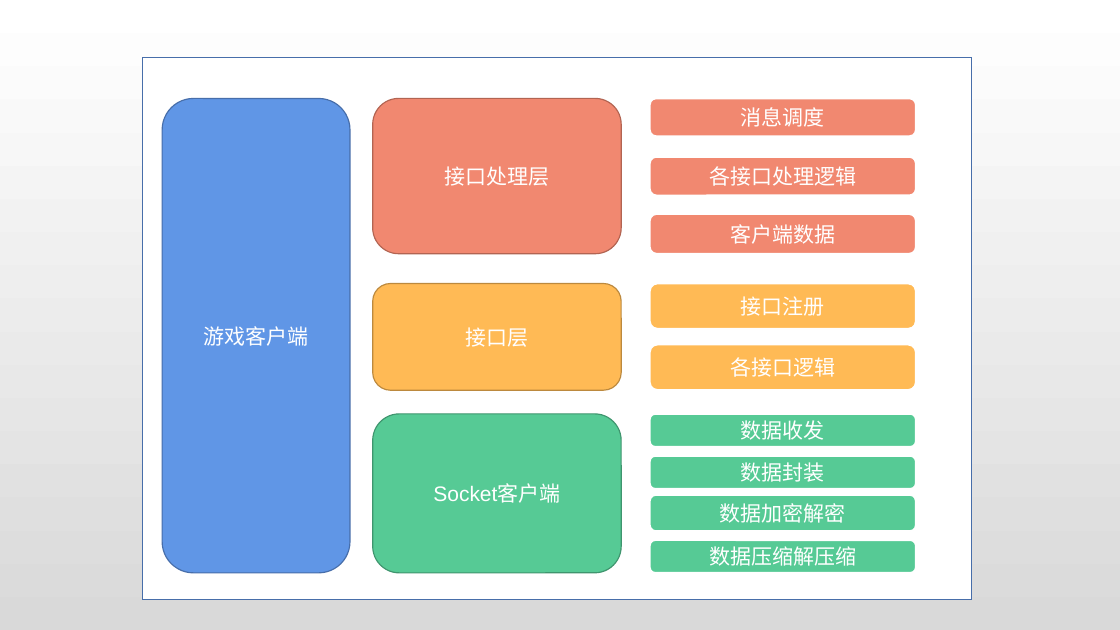
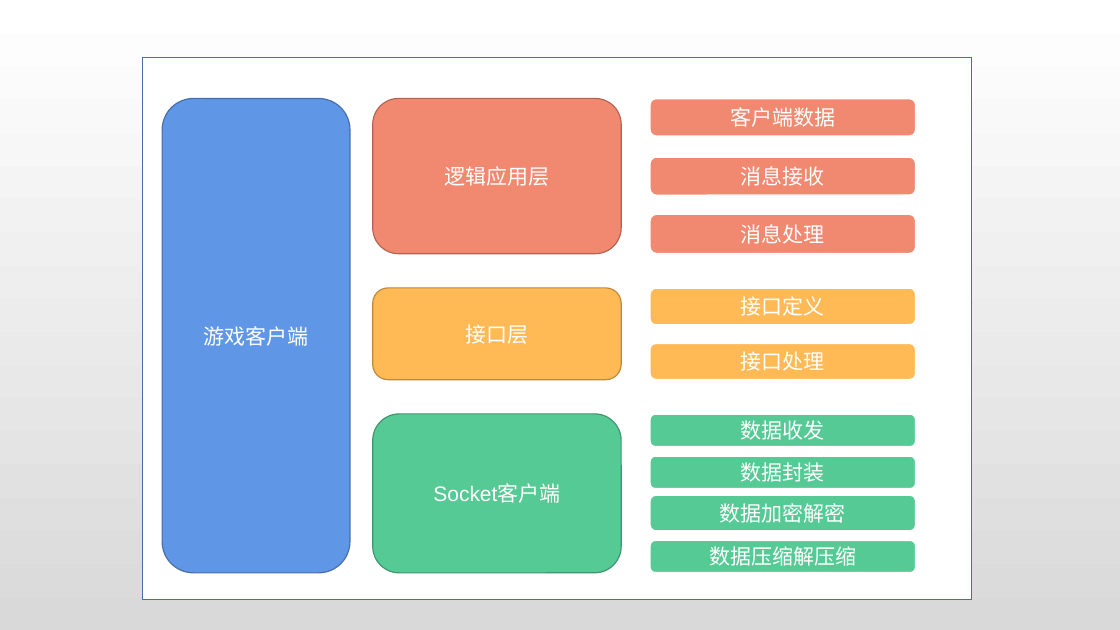
Before and after one commit to zhancongc/quality_assurance, a slide deck: slide 6 of md/软件质量保证插图集合.pptx. Drawn at 1120x630 pixels with LibreOffice and Linux fonts; fonts in the diff are those of the drawing. Boxes give left, top, right and bottom in pixels: in the first picture for what was removed or moved away, otherwise in the second. Text is boxed around its words. In the diff, an @@ line names an element or a change of style, - is before the commit and + after.

```diff
--- a/md/软件质量保证插图集合.pptx
+++ b/md/软件质量保证插图集合.pptx
@@ text in rounded rectangle at (x1=730, y1=107, x2=835, y2=127): text changed @@
-消息调度
+客户端数据
@@ text in rounded rectangle at (x1=444, y1=166, x2=549, y2=186): text changed @@
-接口处理层
+逻辑应用层
@@ text in rounded rectangle at (x1=741, y1=166, x2=825, y2=186): text changed @@
-各接口处理逻辑
+消息接收
@@ text in rounded rectangle at (x1=741, y1=224, x2=825, y2=244): text changed @@
-客户端数据
+消息处理
@@ rounded rectangle "接口层" resized from (x1=373, y1=284, x2=622, y2=391) to (x1=373, y1=288, x2=622, y2=380) @@
@@ rounded rectangle "接口定义" resized from (x1=650, y1=284, x2=917, y2=329) to (x1=650, y1=288, x2=917, y2=325) @@
@@ text in rounded rectangle at (x1=741, y1=296, x2=825, y2=316): text changed @@
-接口注册
+接口定义
@@ rounded rectangle "接口处理" resized from (x1=650, y1=344, x2=917, y2=390) to (x1=650, y1=344, x2=917, y2=380) @@
@@ text in rounded rectangle at (x1=741, y1=351, x2=825, y2=371): text changed @@
-各接口逻辑
+接口处理
```
Also in this commit, not shown: 1 other slide changed, 3 other files.
